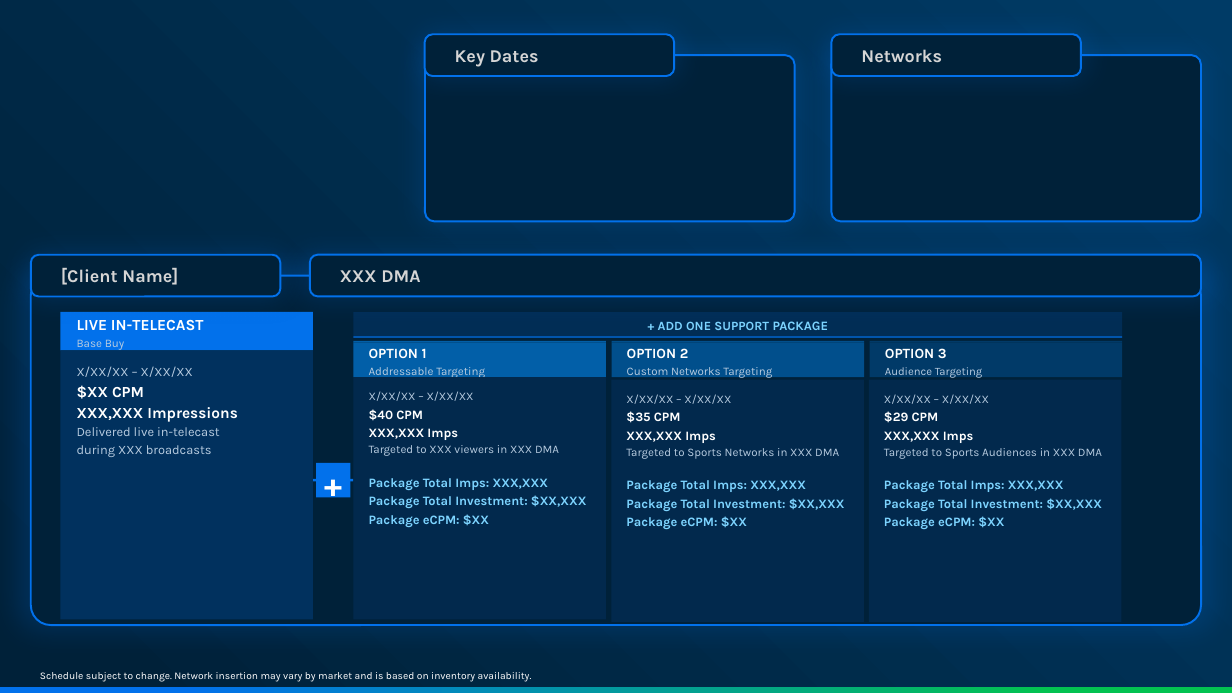
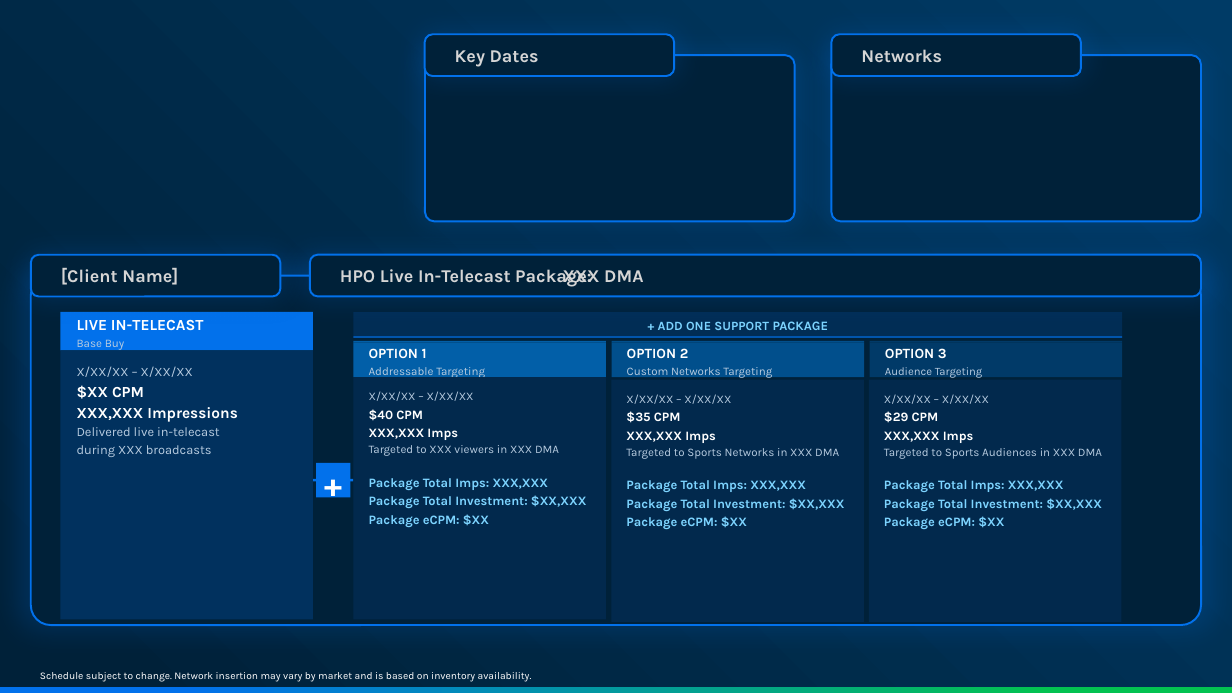
Before and after one commit to zsparkman/HPO-Package-Builder, a slide deck: slide 1 of Assets/HPO Stream Package Builder - Master Template.pptx. Drawn at 1232x693 pixels with LibreOffice and Linux fonts; fonts in the diff are those of the drawing; background and template pictures are left out. Boxes give left, top, right and bottom in pixels: in the first picture for what was removed or moved away, otherwise in the second. Text is boxed around its words. In the diff, an @@ line names an element or a change of style, - is before the commit and + after.

```diff
--- a/Assets/HPO Stream Package Builder - Master Template.pptx
+++ b/Assets/HPO Stream Package Builder - Master Template.pptx
@@ text in rounded rectangle at (340,269,592,287): text changed @@
-XXX DMA
+HPO Live In-Telecast Package:
@@ text added at (563,270,643,287), 14 pt, text #D5D5D5, bold @@
+XXX DMA
```
